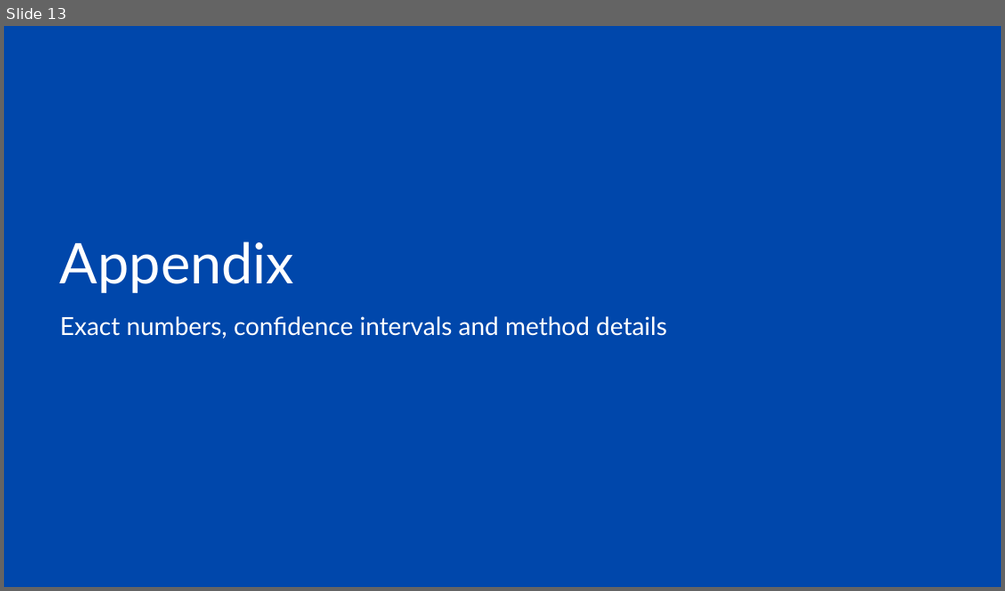
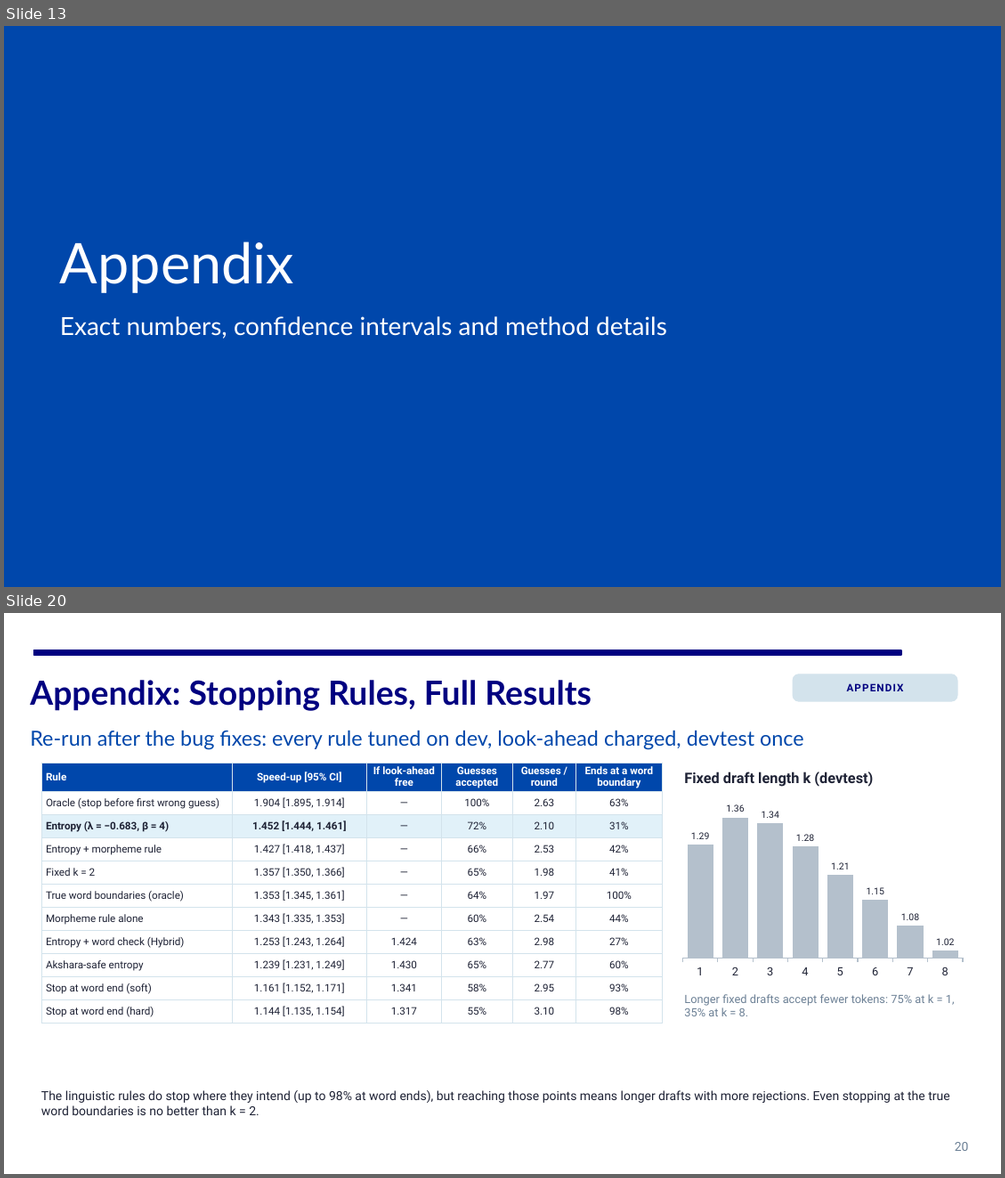
Before and after one commit to https-kanika/Linguistically-guided-MTP, a slide deck: docs/presentation/CS769_final_presentation.pptx. Shown one above the other, each under a label of ours: slide 13 before the commit, slides 13 and 20 after it; the slides between them are not shown. The pictures are 1005x591 and 1005x1178 pixels, drawn with LibreOffice and Linux fonts; fonts in the diff are those of the drawing. Boxes give left, top, right and bottom in pixels: in the first picture for what was removed or moved away, otherwise in the second. Text is boxed around its words. In the diff, an @@ line names an element or a change of style, - is before the commit and + after.

Commit message:
Presentation: comprehensive appendix (experiment map, setup, full tables for every experiment); flow fixes

```diff
--- a/docs/presentation/CS769_final_presentation.pptx
+++ b/docs/presentation/CS769_final_presentation.pptx
@@ slide 20 added at box(4, 613, 1001, 1174), background #FFFFFF @@
@@ rectangle added at box(34, 650, 901, 655), fill #000080, outline #000080 1 pt @@
@@ text added at box(30, 680, 591, 711), 32 pt, text #000080, bold @@
+Appendix: Stopping Rules, Full Results
@@ rounded rectangle added at box(793, 674, 957, 701), fill #D3E3EC, outline #D3E3EC 1 pt @@
@@ text added at box(793, 674, 957, 701), 10 pt, text #000080, bold @@
+APPENDIX
@@ text added at box(30, 730, 804, 750), 20 pt, text #0047AB @@
+Re-run after the bug fixes: every rule tuned on dev, look-ahead charged, devtest once
@@ table added at box(41, 763, 662, 1021), 11 rows, 6 columns @@
+Rule | Speed-up [95% CI] | If look-ahead free | Guesses accepted | Guesses / round | Ends at a word boundary
+Oracle (stop before first wrong guess) | 1.904 [1.895, 1.914] | — | 100% | 2.63 | 63%
+Entropy (λ = −0.683, β = 4) | 1.452 [1.444, 1.461] | — | 72% | 2.10 | 31%
+Entropy + morpheme rule | 1.427 [1.418, 1.437] | — | 66% | 2.53 | 42%
+Fixed k = 2 | 1.357 [1.350, 1.366] | — | 65% | 1.98 | 41%
+True word boundaries (oracle) | 1.353 [1.345, 1.361] | — | 64% | 1.97 | 100%
+Morpheme rule alone | 1.343 [1.335, 1.353] | — | 60% | 2.54 | 44%
+Entropy + word check (Hybrid) | 1.253 [1.243, 1.264] | 1.424 | 63% | 2.98 | 27%
+Akshara-safe entropy | 1.239 [1.231, 1.249] | 1.430 | 65% | 2.77 | 60%
+Stop at word end (soft) | 1.161 [1.152, 1.171] | 1.341 | 58% | 2.95 | 93%
+Stop at word end (hard) | 1.144 [1.135, 1.154] | 1.317 | 55% | 3.10 | 98%
@@ text added at box(684, 771, 873, 787), 14 pt, text #1E2235, bold @@
+Fixed draft length k (devtest)
@@ column chart added at box(677, 788, 969, 983) @@
+categories: 1, 2, 3, 4, 5, 6, 7, 8
+Series 1: 1.29, 1.36, 1.34, 1.28, 1.21, 1.15, 1.08, 1.02
@@ text added at box(684, 994, 955, 1016), 11 pt, text #6D8196 @@
+Longer fixed drafts accept fewer tokens: 75% at k = 1, 35% at k = 8.
@@ text added at box(41, 1090, 949, 1115), 12 pt, text #1E2235 @@
+The linguistic rules do stop where they intend (up to 98% at word ends), but reaching those points means longer drafts with more rejections. Even stopping at the true word boundaries is no better than k = 2.
@@ text added at box(955, 1142, 969, 1151), 12 pt, text #6D8196 @@
+20
```
Also in this commit, not shown: 11 slides changed, 7 other slides added, 1 other file.
